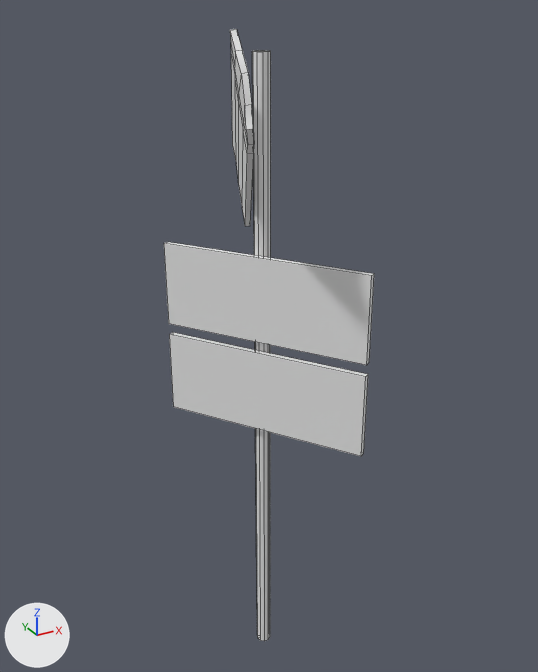
The OBJ model BloodEdge/Assets/Models/direction sign/direction sign.obj: old version first, new version second.
Rendered twice from a 50 mm camera at (-3.74, -6.95, 7.93) aimed at (0.13, 0.08, 4.42). The lights are fixed; the arrows at lower left show +X, +Y and +Z. Mesh edges are drawn as thin lines. Where no turn or scale is listed for an object, it has been applied to the vertices.

Objects in the first picture: 'direction sign'.
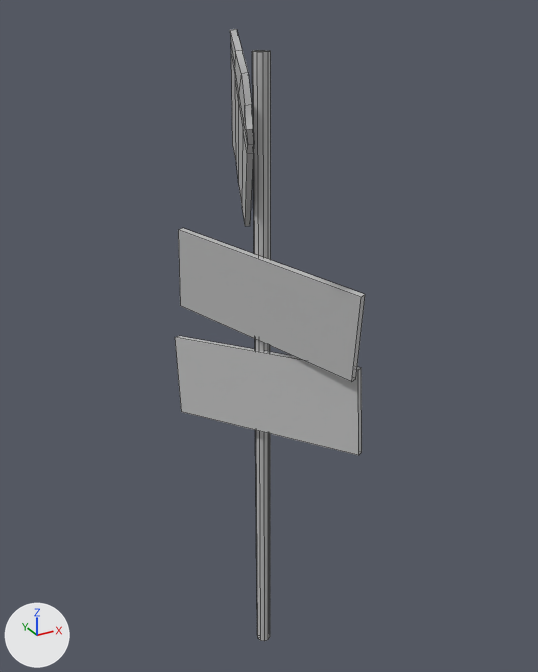
Diff of the bpy script that builds the scene:
```diff
--- a/BloodEdge/Assets/Models/direction sign/direction sign.obj.py
+++ b/BloodEdge/Assets/Models/direction sign/direction sign.obj.py
@@ mat_initialshadinggroup @@
 mat_initialshadinggroup = principled_material('initialShadingGroup')
-mat_initialshadinggroup.base_color = (0.8, 0.8, 0.8)  # white #e7e7e7
+mat_initialshadinggroup.base_color = (0.5, 0.5, 0.5)  # grey #bcbcbc
 mat_initialshadinggroup.roughness = 1.0
@@ me_direction_sign @@
 me_direction_sign.from_pydata(...)  # 78 vertices, 80 faces; spans x -0.8..0.68, y -1.18..1.12, z -0.1..7.77
 # used by ob_direction_sign; location = (0.0, 0.0, 0.0)
+# me_direction_sign part 1: the loose piece of 8 vertices spanning x -0.8..0.68, y -1.18..0.94, z 4.46..5.46 is multiplied about its middle by the matrix ((0.979, 0.202, -0.024), (-0.204, 0.972, -0.116), (0.0, 0.119, 0.993))
+# me_direction_sign part 2: the loose piece of 8 vertices spanning x -0.8..0.68, y -1.18..0.94, z 3.32..4.32 is multiplied about its middle by the matrix ((0.994, 0.107, 0.012), (-0.108, 0.988, 0.107), (0.0, -0.108, 0.994))
 me_direction_sign.materials.append(mat_initialshadinggroup)
```

Pixel boxes (x1, y1, x2, y2) of what changed, in the pictures (538 x 672 px; the box of a moved part takes in the faces that stretch with it):
'direction sign', recoloured, reshaped (9% narrower): before (164, 29, 374, 641); after (175, 29, 365, 641)
part 1 of me_direction_sign, moved or reshaped: before (164, 242, 374, 365); after (178, 228, 365, 382)
part 2 of me_direction_sign, moved or reshaped: before (169, 332, 368, 456); after (175, 336, 362, 455)
